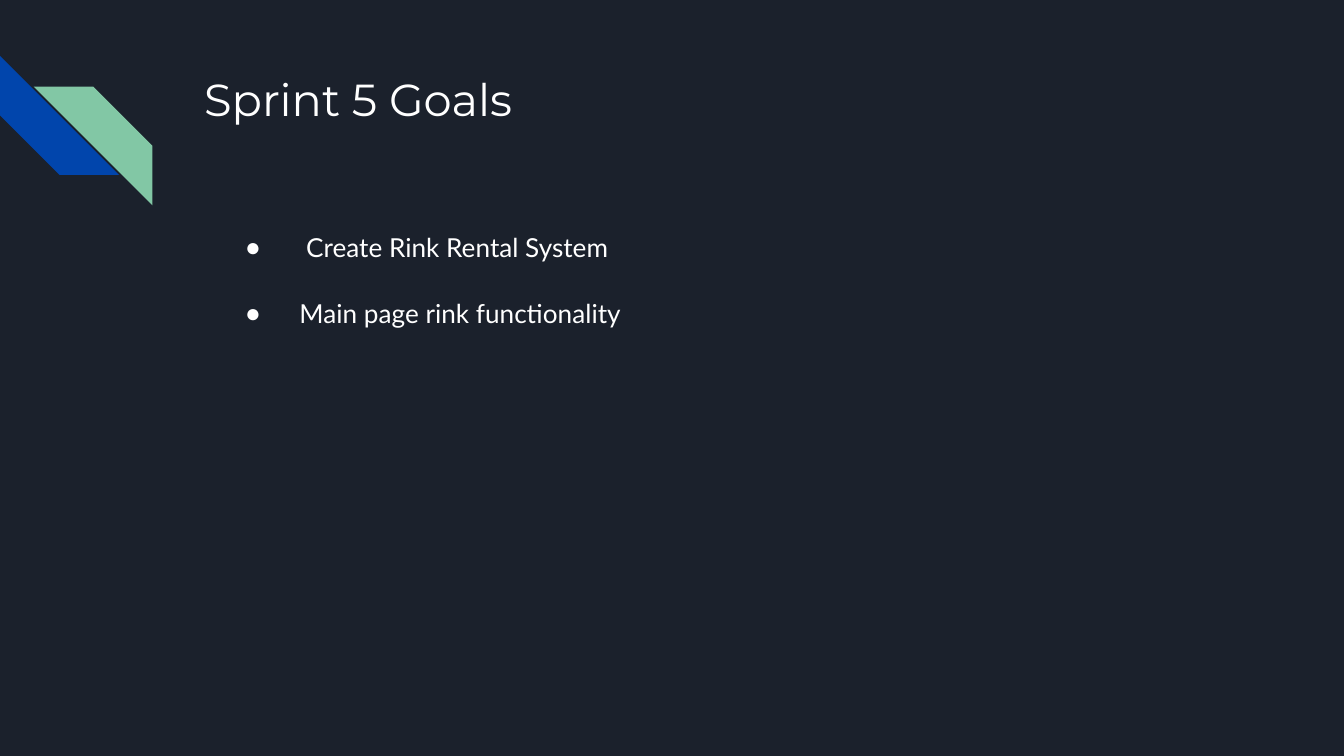
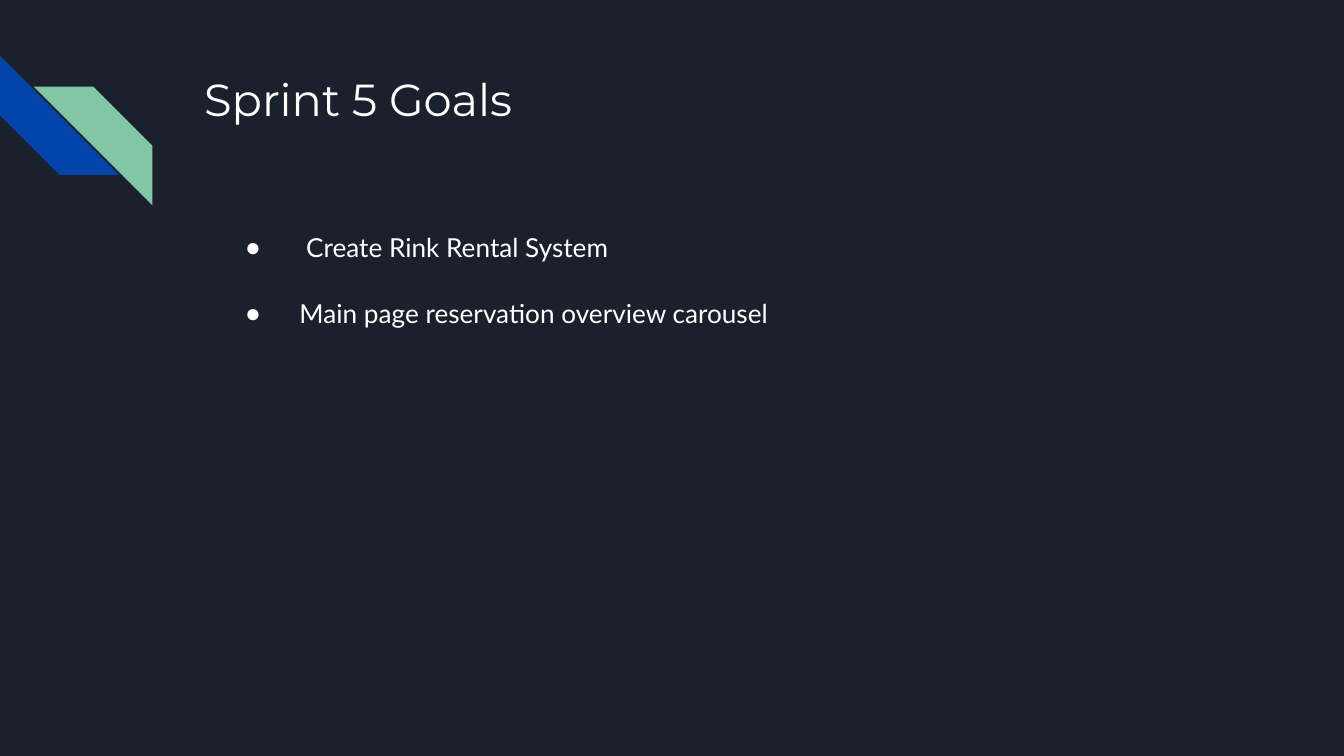
Before and after one commit to GraydonPeck/CSI4999Project, a slide deck: slide 2 of Documentation/4999 - Sprint5.pptx. Drawn at 1344x756 pixels with LibreOffice and Linux fonts; fonts in the diff are those of the drawing. Boxes give left, top, right and bottom in pixels: in the first picture for what was removed or moved away, otherwise in the second. Text is boxed around its words. In the diff, an @@ line names an element or a change of style, - is before the commit and + after.

Commit message:
Minor changes

```diff
--- a/Documentation/4999 - Sprint5.pptx
+++ b/Documentation/4999 - Sprint5.pptx
@@ text at box(299, 303, 768, 328): text changed @@
-● Main page rink functionality
+● Main page reservation overview carousel
```
Also in this commit, not shown: 1 other slide changed.
